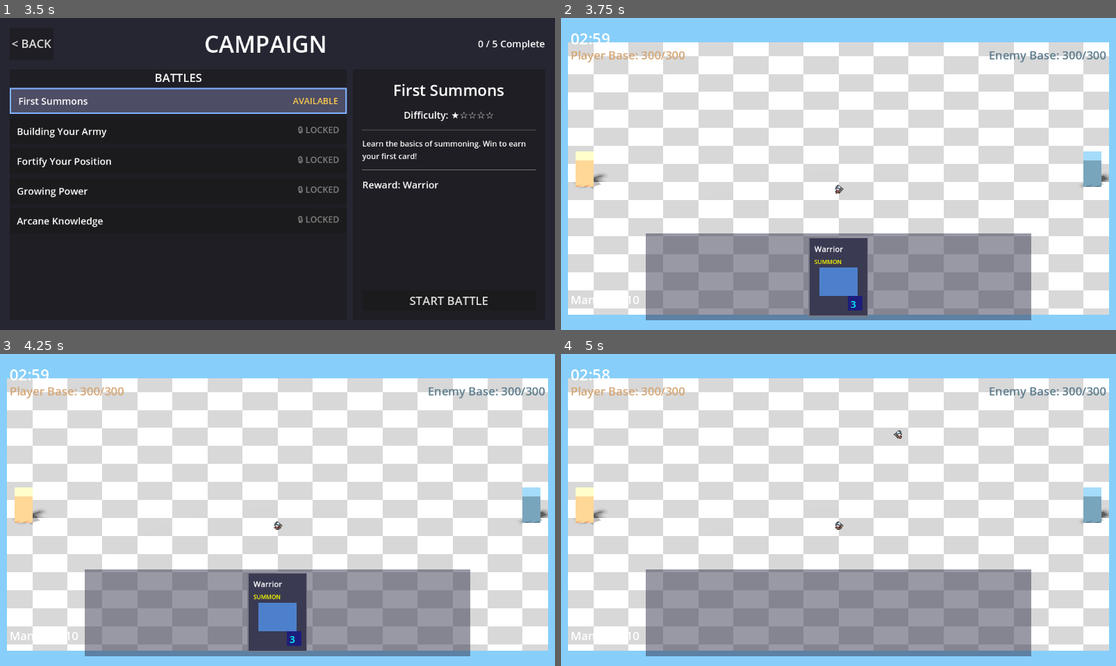
Above: before the commit, frames 1-4 (two rows, left to right).
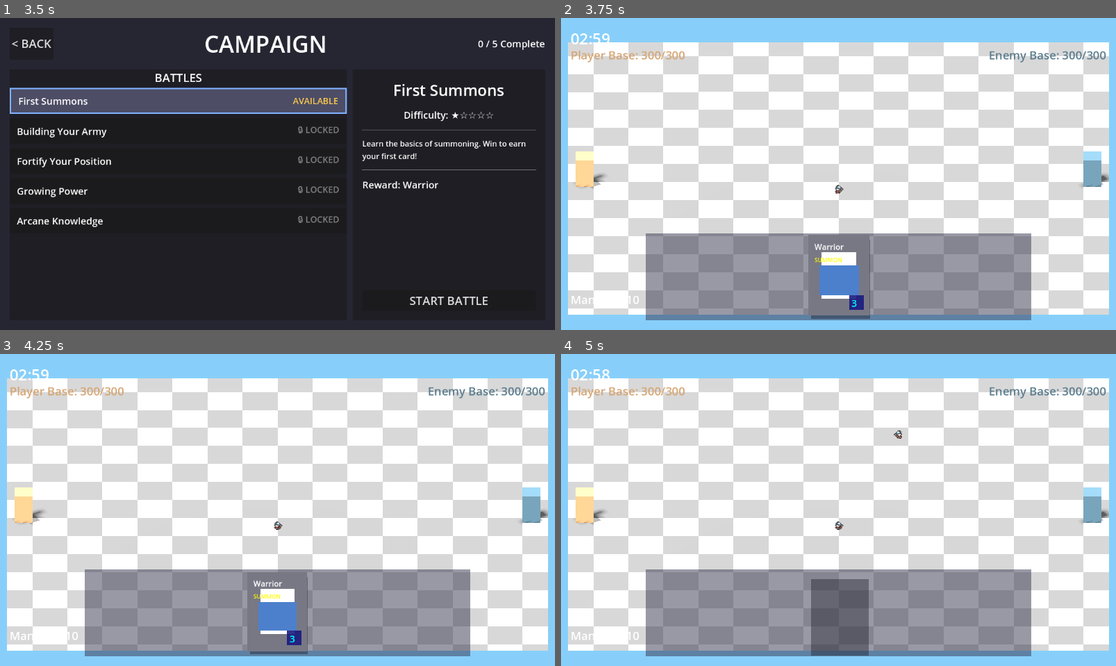
Above: after the commit, the same moments.

Repository: amari-charles/project-summoner
Game: Godot game, scene res://scenes/ui/main_menu.tscn
Two runs of this game, one before a commit and one after it. Both use one fixed random seed, a clock stepped at 60 frames per second and the inputs below.
Inputs (mouse positions are in pixels of both pictures, inside the frame that each line leads up to):
- Up to frame 1 (3.5 s): click "PLAY" at 0.5 s; click "SELECT" at 1.25 s; click "CHOOSE WARRIOR" at 2 s; click (177, 99) at 2.75 s
- Up to frame 2 (3.75 s): click "START BATTLE" at 3.5 s
- Up to frame 3 (4.25 s): no input
- Up to frame 4 (5 s): tap Enter at 4.25 s; drag from (838, 612) to (894, 441) at 4.27 s

Frame 1 is identical in both runs. In frame 2, 2.1% of the frame differs, in the area x 44-56%, y 69-97%; in frame 3, 2.0%; in frame 4, 2.5%, in the area x 45-56%, y 72-97%.

Commit message:
Implement Balatro-style card hand visual effects
Added comprehensive visual enhancements to card hand UI based on Balatro's polished card presentation:

## 3D Perspective Effect
- Created custom shader (card_perspective_3d.gdshader) for faux 3D perspective on 2D cards
- Implemented mouse-based rotation: cards tilt dynamically based on cursor position
- Smooth interpolation with configurable tilt angle (15 degrees max)
- Rotation resets smoothly when mouse exits card

## Elastic Animations
- Changed all hover animations from TRANS_CUBIC to TRANS_ELASTIC for bouncy feel
- Increased hover offset (-40px) and scale (1.2x) for more dramatic effect
- Extended hover duration to 0.25s for smoother transitions

## Card Shadows
- Each card now has a semi-transparent shadow duplicate
- Shadow positioned with offset (3px right, 8px down)
- Shadow follows card transformations (position, scale, rotation)
- Z-index -10 ensures shadows always behind cards

## Wave Animation
- Subtle sine wave continuously flows across all idle cards
- Configurable amplitude (2px), frequency (1.5Hz), and spacing (0.5)
- Wave skips hovered cards to avoid interfering with hover effects
- Creates organic, living feel to idle hand

## Velocity-Based Rotation
- Cards tilt in direction of movement during animations
- Rotation calculated from velocity with smooth lerping
- Creates natural physics-like motion during hover/draw animations

## Staggered Draw Animation
- Cards animate in one-by-one when hand is rebuilt
- Start below target position (50px offset) at small scale (0.5x)
- Elastic easing creates satisfying bounce on arrival
- 80ms stagger delay between each card
- Fade-in effect complements position/scale animation

All effects work together to create a cohesive, premium feel matching the "Foundation First" development philosophy.

🤖 Generated with [Claude Code](https://claude.com/claude-code)

Co-Authored-By: Claude <noreply@anthropic.com>

Diff:
--- a/scripts/ui/hand_ui.gd
+++ b/scripts/ui/hand_ui.gd
@@ -22,24 +22,192 @@
 	var base_position: Vector2
 	var base_scale: Vector2 = Vector2(1.0, 1.0)
 
+	# 3D rotation shader
+	var shader_material: ShaderMaterial
+	var background_node: ColorRect  # Reference to apply shader
+
+	# Velocity tracking for rotation
+	var previous_position: Vector2
+	var velocity: Vector2 = Vector2.ZERO
+
+	# Shadow duplicate
+	var shadow_card: Control
+
 	# Animation constants
-	const HOVER_OFFSET = -30.0  # How much card rises (negative = up)
-	const HOVER_SCALE = 1.15    # Scale multiplier when hovered
-	const HOVER_DURATION = 0.2  # Seconds for hover transition
+	const HOVER_OFFSET = -40.0  # How much card rises (negative = up)
+	const HOVER_SCALE = 1.2     # Scale multiplier when hovered
+	const HOVER_DURATION = 0.25 # Seconds for hover transition
 	const IDLE_BOB_AMOUNT = 3.0 # Pixels to bob up/down
 	const IDLE_BOB_DURATION = 2.0  # Seconds for one bob cycle
+
+	# Draw animation constants
+	const DRAW_ANIMATION_DURATION = 0.4
+	const DRAW_START_OFFSET = 50.0  # Start below target position
+	const DRAW_STAGGER_DELAY = 0.08  # Delay between each card
+
+	# 3D effect constants
+	const MAX_TILT_DEGREES = 15.0  # Maximum rotation in degrees
+	const TILT_SMOOTHING = 0.15    # Lerp factor for smooth rotation
+
+	# Shadow constants
+	const SHADOW_OFFSET = Vector2(3, 8)  # Offset for shadow position
+	const SHADOW_COLOR = Color(0, 0, 0, 0.4)  # Semi-transparent black
+
+	# Velocity rotation constants
+	const VELOCITY_ROTATION_STRENGTH = 0.0002  # How much velocity affects rotation
+	const ROTATION_SMOOTHING = 0.1  # Lerp factor for rotation smoothing
 
 	func _ready() -> void:
 		mouse_filter = Control.MOUSE_FILTER_STOP
 		base_position = position
+		previous_position = global_position
 
 		# Connect hover signals
 		mouse_entered.connect(_on_mouse_entered)
 		mouse_exited.connect(_on_mouse_exited)
 
+		# Wait for background node to be added
+		await get_tree().process_frame
+
+		# Setup 3D shader on background
+		background_node = get_node_or_null("Background") as ColorRect
+		if background_node:
+			_setup_3d_shader()
+
+		# Create shadow card
+		_create_shadow()
+
 		# Stagger idle animation start
 		await get_tree().create_timer(card_index * 0.05).timeout
 		_start_idle_animation()
+
+	func _process(delta: float) -> void:
+		# Update velocity for rotation
+		var current_pos = global_position
+		velocity = (current_pos - previous_position) / delta if delta > 0 else Vector2.ZERO
+		previous_position = current_pos
+
+		# Apply velocity-based rotation (tilt in direction of motion)
+		var target_rotation = -velocity.x * VELOCITY_ROTATION_STRENGTH  # Negative for natural tilt
+		rotation = lerp(rotation, target_rotation, ROTATION_SMOOTHING)
+
+		# Update 3D rotation based on mouse position (only when hovered)
+		if is_hovered and shader_material:
+			_update_3d_rotation()
+
+		# Update shadow position to follow card
+		if shadow_card:
+			shadow_card.global_position = global_position + SHADOW_OFFSET
+			shadow_card.scale = scale  # Match card scale
+			shadow_card.rotation = rotation  # Match card rotation
+
+	## Setup 3D perspective shader on card background
+	func _setup_3d_shader() -> void:
+		if not background_node:
+			return
+
+		# Load shader
+		var shader = load("res://shaders/ui/card_perspective_3d.gdshader") as Shader
+		if not shader:
+			push_error("Failed to load card 3D shader")
+			return
+
+		# Create shader material
+		shader_material = ShaderMaterial.new()
+		shader_material.shader = shader
+
+		# Set default shader parameters
+		shader_material.set_shader_parameter("fov", 70.0)
+		shader_material.set_shader_parameter("rot_x_deg", 0.0)
+		shader_material.set_shader_parameter("rot_y_deg", 0.0)
+		shader_material.set_shader_parameter("inset", 0.0)
+		shader_material.set_shader_parameter("cull_backface", true)
+		shader_material.set_shader_parameter("use_front", true)
+
+		# Apply shader to background
+		background_node.material = shader_material
+
+	## Update 3D rotation based on mouse position relative to card
+	func _update_3d_rotation() -> void:
+		if not shader_material:
+			return
+
+		# Get mouse position relative to card center
+		var mouse_pos = get_local_mouse_position()
+		var card_center = size / 2.0
+
+		# Calculate normalized offset from center (-1 to 1)
+		var offset_x = (mouse_pos.x - card_center.x) / card_center.x
+		var offset_y = (mouse_pos.y - card_center.y) / card_center.y
+
+		# Clamp to card bounds
+		offset_x = clamp(offset_x, -1.0, 1.0)
+		offset_y = clamp(offset_y, -1.0, 1.0)
+
+		# Calculate target rotation (inverted for natural feel)
+		var target_rot_y = offset_x * MAX_TILT_DEGREES
+		var target_rot_x = -offset_y * MAX_TILT_DEGREES  # Negative for proper direction
+
+		# Get current rotation
+		var current_rot_y = shader_material.get_shader_parameter("rot_y_deg")
+		var current_rot_x = shader_material.get_shader_parameter("rot_x_deg")
+
+		# Smooth lerp to target
+		var new_rot_y = lerp(current_rot_y, target_rot_y, TILT_SMOOTHING)
+		var new_rot_x = lerp(current_rot_x, target_rot_x, TILT_SMOOTHING)
+
+		# Update shader parameters
+		shader_material.set_shader_parameter("rot_y_deg", new_rot_y)
+		shader_material.set_shader_parameter("rot_x_deg", new_rot_x)
+
+	## Create shadow card that follows this card
+	func _create_shadow() -> void:
+		if not hand_ui:
+			return
+
+		# Create shadow as simple ColorRect
+		shadow_card = ColorRect.new()
+		shadow_card.name = "Shadow"
+		shadow_card.size = size
+		shadow_card.color = SHADOW_COLOR
+		shadow_card.mouse_filter = Control.MOUSE_FILTER_IGNORE
+		shadow_card.z_index = -10  # Always behind all cards
+
+		# Add to hand_ui so it's in the same coordinate space
+		hand_ui.add_child(shadow_card)
+		shadow_card.global_position = global_position + SHADOW_OFFSET
+
+	## Play entrance animation when card is first drawn/created
+	func play_entrance_animation(stagger_index: int = 0) -> void:
+		# Set starting state - below target, small scale
+		var target_pos = position
+		position.y = target_pos.y + DRAW_START_OFFSET
+		scale = Vector2(0.5, 0.5)
+		modulate.a = 0.0  # Start invisible
+
+		# Wait for stagger delay
+		var delay = stagger_index * DRAW_STAGGER_DELAY
+		await get_tree().create_timer(delay).timeout
+
+		# Animate to target position and scale
+		var entrance_tween = create_tween()
+		entrance_tween.set_parallel(true)
+		entrance_tween.set_trans(Tween.TRANS_ELASTIC)
+		entrance_tween.set_ease(Tween.EASE_OUT)
+
+		# Animate position (slide up)
+		entrance_tween.tween_property(self, "position:y", target_pos.y, DRAW_ANIMATION_DURATION)
+
+		# Animate scale (grow to normal size)
+		entrance_tween.tween_property(self, "scale", base_scale, DRAW_ANIMATION_DURATION)
+
+		# Fade in
+		entrance_tween.tween_property(self, "modulate:a", 1.0, DRAW_ANIMATION_DURATION * 0.5)
+
+		# Update base_position after animation completes
+		entrance_tween.finished.connect(func():
+			base_position = position
+		)
 
 	## Start dragging this card
 	func _get_drag_data(_at_position: Vector2) -> Variant:
@@ -103,7 +271,7 @@
 				if hand_ui:
 					hand_ui._select_card(card_index)
 
-	## Hover effect - card rises and scales up
+	## Hover effect - card rises and scales up with elastic bounce
 	func _on_mouse_entered() -> void:
 		if is_hovered:
 			return
@@ -122,19 +290,19 @@
 				pulse_tween.kill()
 			border.remove_meta("pulse_tween")
 
-		# Create hover tween
+		# Create elastic hover tween
 		if hover_tween and hover_tween.is_valid():
 			hover_tween.kill()
 
 		hover_tween = create_tween()
 		hover_tween.set_parallel(true)
-		hover_tween.set_trans(Tween.TRANS_CUBIC)
+		hover_tween.set_trans(Tween.TRANS_ELASTIC)  # Changed from CUBIC to ELASTIC
 		hover_tween.set_ease(Tween.EASE_OUT)
 
-		# Animate position (rise up)
+		# Animate position (rise up) with elastic bounce
 		hover_tween.tween_property(self, "position:y", base_position.y + HOVER_OFFSET, HOVER_DURATION)
 
-		# Animate scale
+		# Animate scale with elastic bounce
 		hover_tween.tween_property(self, "scale", Vector2(HOVER_SCALE, HOVER_SCALE), HOVER_DURATION)
 
 		# Raise z_index to appear above other cards
@@ -149,13 +317,13 @@
 			return
 		is_hovered = false
 
-		# Create exit tween
+		# Create exit tween with elastic bounce
 		if hover_tween and hover_tween.is_valid():
 			hover_tween.kill()
 
 		hover_tween = create_tween()
 		hover_tween.set_parallel(true)
-		hover_tween.set_trans(Tween.TRANS_CUBIC)
+		hover_tween.set_trans(Tween.TRANS_ELASTIC)  # Changed from CUBIC to ELASTIC
 		hover_tween.set_ease(Tween.EASE_OUT)
 
 		# Return to base position
@@ -163,6 +331,25 @@
 
 		# Return to normal scale
 		hover_tween.tween_property(self, "scale", base_scale, HOVER_DURATION)
+
+		# Reset 3D rotation smoothly
+		if shader_material:
+			var rotation_tween = create_tween()
+			rotation_tween.set_parallel(true)
+			rotation_tween.set_trans(Tween.TRANS_BACK)
+			rotation_tween.set_ease(Tween.EASE_IN_OUT)
+			rotation_tween.tween_method(
+				func(val): shader_material.set_shader_parameter("rot_x_deg", val),
+				shader_material.get_shader_parameter("rot_x_deg"),
+				0.0,
+				0.3
+			)
+			rotation_tween.tween_method(
+				func(val): shader_material.set_shader_parameter("rot_y_deg", val),
+				shader_material.get_shader_parameter("rot_y_deg"),
+				0.0,
+				0.3
+			)
 
 		# Reset z_index
 		hover_tween.finished.connect(func(): z_index = 0)
@@ -227,6 +414,12 @@
 var card_displays: Array[Control] = []
 var selected_card_index: int = -1  # -1 means no selection
 
+# Wave animation
+var wave_time: float = 0.0
+const WAVE_AMPLITUDE = 2.0  # How high the wave goes (pixels)
+const WAVE_FREQUENCY = 1.5  # How fast the wave moves (cycles per second)
+const WAVE_SPACING = 0.5    # Distance between wave peaks (affects card-to-card phase)
+
 signal card_selected(index: int)
 
 func _ready() -> void:
@@ -256,6 +449,24 @@
 	# Initial hand display
 	_rebuild_hand_display()
 
+func _process(delta: float) -> void:
+	# Update wave time
+	wave_time += delta * WAVE_FREQUENCY
+
+	# Apply wave animation to all cards
+	for i in range(card_displays.size()):
+		var card_display = card_displays[i] as CardDisplay
+		if not card_display or card_display.is_hovered:
+			continue  # Skip hovered cards
+
+		# Calculate wave offset for this card
+		var wave_phase = wave_time + (i * WAVE_SPACING)
+		var wave_offset = sin(wave_phase * TAU) * WAVE_AMPLITUDE
+
+		# Apply to base position y (only affects idle cards)
+		if not card_display.is_hovered:
+			card_display.base_position.y = 10 + wave_offset
+
 func _rebuild_hand_display() -> void:
 	# Clear existing displays
 	for display in card_displays:
@@ -275,6 +486,9 @@
 		card_display.position = Vector2(start_x + i * (CARD_WIDTH + CARD_SPACING), 10)
 		add_child(card_display)
 		card_displays.append(card_display)
+
+		# Play entrance animation with stagger
+		card_display.play_entrance_animation(i)
 
 	# Highlight selected card
 	_update_selection_visual()
--- /dev/null
+++ b/shaders/ui/card_perspective_3d.gdshader
@@ -0,0 +1,61 @@
+shader_type canvas_item;
+
+// Shader for creating faux 3D perspective on 2D card UI elements
+// Based on godotshaders.com/shader/faux-3d-perspective-shader-for-2d-canvas-items/
+// MIT License
+
+uniform bool cull_backface = true;
+uniform bool use_front = true;
+uniform float fov : hint_range(1, 179) = 90.0;
+uniform float rot_y_deg : hint_range(-360, 360) = 0.0;
+uniform float rot_x_deg : hint_range(-360, 360) = 0.0;
+uniform float inset : hint_range(0, 1) = 0.0;
+
+varying vec2 offset;
+varying vec3 world_pos_3d;
+
+void vertex() {
+	float rot_y_rad = radians(rot_y_deg);
+	float rot_x_rad = radians(rot_x_deg);
+
+	float sin_y = sin(rot_y_rad), cos_y = cos(rot_y_rad);
+	float sin_x = sin(rot_x_rad), cos_x = cos(rot_x_rad);
+
+	// Construct rotation matrix
+	mat3 rotation_matrix;
+	rotation_matrix[0] = vec3(cos_y, 0.0, -sin_y);
+	rotation_matrix[1] = vec3(sin_y * sin_x, cos_x, cos_y * sin_x);
+	rotation_matrix[2] = vec3(sin_y * cos_x, -sin_x, cos_y * cos_x);
+
+	// Project UV coordinates into pseudo-3D space
+	float perspective_scale = tan(radians(fov) * 0.5);
+	world_pos_3d = rotation_matrix * vec3(UV - 0.5, 0.5 / perspective_scale);
+
+	// Adjust XY coordinates based on perspective depth
+	float depth_scale = (0.5 / perspective_scale) + 0.5;
+	world_pos_3d.xy *= depth_scale * rotation_matrix[2].z;
+	offset = depth_scale * rotation_matrix[2].xy;
+
+	// Apply perspective transformation to vertex position
+	VERTEX += (UV - 0.5) / TEXTURE_PIXEL_SIZE * perspective_scale * (1.0 - inset);
+}
+
+void fragment() {
+	// Discard back-facing fragments if culling is enabled
+	if (cull_backface && world_pos_3d.z <= 0.0) discard;
+
+	// Perspective divide to get 2D UV coordinates
+	vec2 projected_uv = (world_pos_3d.xy / world_pos_3d.z) - offset + 0.5;
+
+	// Discard pixels outside of the rectangle
+	if (projected_uv.x < 0.0 || projected_uv.x > 1.0 || projected_uv.y < 0.0 || projected_uv.y > 1.0)
+		discard;
+
+	// Sample the texture depending on which face is visible
+	if (use_front) {
+		COLOR = texture(TEXTURE, projected_uv);
+	} else {
+		// flip back face uv horizontally to keep texture orientation correct
+		COLOR = texture(TEXTURE, vec2(1.0 - projected_uv.x, projected_uv.y));
+	}
+}
Not shown, changed: .claude/settings.local.json
